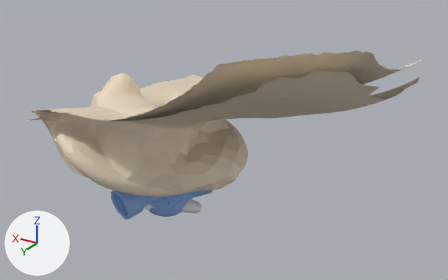
An edit to the glTF model cad/iem/viz/seated_scene.glb, drawn before and after from the same camera.
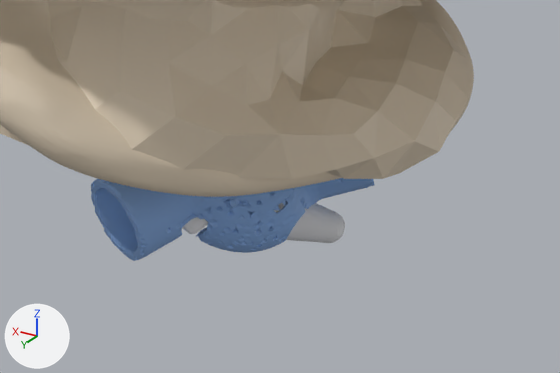
Each version is shown whole from a camera (50 mm lens) standing at (-112.9, 133.8, -11.8) and looking at (-27.9, -7.8, -82.6), then close up on the part from 18% to 62% of the width and 45% to 93% of the height. The axes (+X, +Y, +Z) are drawn at lower left. The lights are the same throughout. The older version's two pictures come first. Where no turn or scale is listed for an object, it has been applied to the vertices.

The first close-up shows 'core', 'ear', 'jacket_wing'.
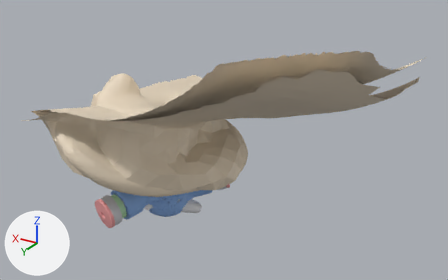
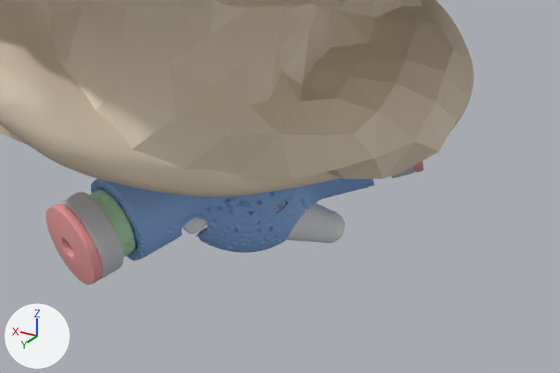
Edits to the bpy script that builds the scene:
```text
Add mat_defaultmaterial_017:
    mat_defaultmaterial_017 = bpy.data.materials.new('DefaultMaterial.017')
    mat_defaultmaterial_017.use_nodes = True; mat_defaultmaterial_017.node_tree.nodes.clear()
    _N = mat_defaultmaterial_017.node_tree.nodes; _L = mat_defaultmaterial_017.node_tree.links
    n0 = _N.new('ShaderNodeOutputMaterial'); n0.name = 'Material Output'
    n1 = _N.new('ShaderNodeBsdfPrincipled'); n1.name = 'Principled BSDF'
    n2 = _N.new('ShaderNodeVertexColor'); n2.name = 'Color Attribute'
    _L.new(n1.outputs[0], n0.inputs[0])  # 'BSDF' to 'Surface'
    _L.new(n2.outputs[0], n1.inputs[0])  # 'Color' to 'Base Color'
Add mat_defaultmaterial_016:
    mat_defaultmaterial_016 = bpy.data.materials.new('DefaultMaterial.016')
    mat_defaultmaterial_016.use_nodes = True; mat_defaultmaterial_016.node_tree.nodes.clear()
    _N = mat_defaultmaterial_016.node_tree.nodes; _L = mat_defaultmaterial_016.node_tree.links
    n0 = _N.new('ShaderNodeOutputMaterial'); n0.name = 'Material Output'
    n1 = _N.new('ShaderNodeBsdfPrincipled'); n1.name = 'Principled BSDF'
    n2 = _N.new('ShaderNodeVertexColor'); n2.name = 'Color Attribute'
    _L.new(n1.outputs[0], n0.inputs[0])  # 'BSDF' to 'Surface'
    _L.new(n2.outputs[0], n1.inputs[0])  # 'Color' to 'Base Color'
Add mat_defaultmaterial_015:
    mat_defaultmaterial_015 = bpy.data.materials.new('DefaultMaterial.015')
    mat_defaultmaterial_015.use_nodes = True; mat_defaultmaterial_015.node_tree.nodes.clear()
    _N = mat_defaultmaterial_015.node_tree.nodes; _L = mat_defaultmaterial_015.node_tree.links
    n0 = _N.new('ShaderNodeOutputMaterial'); n0.name = 'Material Output'
    n1 = _N.new('ShaderNodeBsdfPrincipled'); n1.name = 'Principled BSDF'
    n2 = _N.new('ShaderNodeVertexColor'); n2.name = 'Color Attribute'
    _L.new(n1.outputs[0], n0.inputs[0])  # 'BSDF' to 'Surface'
    _L.new(n2.outputs[0], n1.inputs[0])  # 'Color' to 'Base Color'
Add mat_defaultmaterial_014:
    mat_defaultmaterial_014 = bpy.data.materials.new('DefaultMaterial.014')
    mat_defaultmaterial_014.use_nodes = True; mat_defaultmaterial_014.node_tree.nodes.clear()
    _N = mat_defaultmaterial_014.node_tree.nodes; _L = mat_defaultmaterial_014.node_tree.links
    n0 = _N.new('ShaderNodeOutputMaterial'); n0.name = 'Material Output'
    n1 = _N.new('ShaderNodeBsdfPrincipled'); n1.name = 'Principled BSDF'
    n2 = _N.new('ShaderNodeVertexColor'); n2.name = 'Color Attribute'
    _L.new(n1.outputs[0], n0.inputs[0])  # 'BSDF' to 'Surface'
    _L.new(n2.outputs[0], n1.inputs[0])  # 'Color' to 'Base Color'
Add mat_defaultmaterial_011:
    mat_defaultmaterial_011 = bpy.data.materials.new('DefaultMaterial.011')
    mat_defaultmaterial_011.use_nodes = True; mat_defaultmaterial_011.node_tree.nodes.clear()
    _N = mat_defaultmaterial_011.node_tree.nodes; _L = mat_defaultmaterial_011.node_tree.links
    n0 = _N.new('ShaderNodeOutputMaterial'); n0.name = 'Material Output'
    n1 = _N.new('ShaderNodeBsdfPrincipled'); n1.name = 'Principled BSDF'
    n2 = _N.new('ShaderNodeVertexColor'); n2.name = 'Color Attribute'
    _L.new(n1.outputs[0], n0.inputs[0])  # 'BSDF' to 'Surface'
    _L.new(n2.outputs[0], n1.inputs[0])  # 'Color' to 'Base Color'
Add mat_defaultmaterial_010:
    mat_defaultmaterial_010 = bpy.data.materials.new('DefaultMaterial.010')
    mat_defaultmaterial_010.use_nodes = True; mat_defaultmaterial_010.node_tree.nodes.clear()
    _N = mat_defaultmaterial_010.node_tree.nodes; _L = mat_defaultmaterial_010.node_tree.links
    n0 = _N.new('ShaderNodeOutputMaterial'); n0.name = 'Material Output'
    n1 = _N.new('ShaderNodeBsdfPrincipled'); n1.name = 'Principled BSDF'
    n2 = _N.new('ShaderNodeVertexColor'); n2.name = 'Color Attribute'
    _L.new(n1.outputs[0], n0.inputs[0])  # 'BSDF' to 'Surface'
    _L.new(n2.outputs[0], n1.inputs[0])  # 'Color' to 'Base Color'
Add ob_plunger_cam_antitragus:
    ob_plunger_cam_antitragus = bpy.data.objects.new('plunger_cam_antitragus', me_plunger_cam_antitragus)  # 3121 vertices, 6200 faces; spans x -8.74..-0.99, y 11.85..17.4, z -104.76..-96.81
    ob_plunger_cam_antitragus.location = (0.0, 0.0, 0.0)
Add ob_plunger_pin_antitragus:
    ob_plunger_pin_antitragus = bpy.data.objects.new('plunger_pin_antitragus', me_plunger_pin_antitragus)  # 2926 vertices, 5848 faces; spans x -8.92..-2.65, y 6.07..17.71, z -102.49..-97.73
    ob_plunger_pin_antitragus.location = (0.0, 0.0, 0.0)
Add ob_plunger_pad_antitragus:
    ob_plunger_pad_antitragus = bpy.data.objects.new('plunger_pad_antitragus', me_plunger_pad_antitragus)  # 2950 vertices, 5900 faces; spans x -7.81..0.97, y 15.75..19.95, z -106.11..-97.11
    ob_plunger_pad_antitragus.location = (0.0, 0.0, 0.0)
Add ob_plunger_foot_antitragus:
    ob_plunger_foot_antitragus = bpy.data.objects.new('plunger_foot_antitragus', me_plunger_foot_antitragus)  # 2997 vertices, 5996 faces; spans x -8.65..0.66, y 13.35..19.01, z -105.9..-96.63
    ob_plunger_foot_antitragus.location = (0.0, 0.0, 0.0)
Add ob_plunger_pad_antihelix_undercut:
    ob_plunger_pad_antihelix_undercut = bpy.data.objects.new('plunger_pad_antihelix_undercut', me_plunger_pad_antihelix_undercut)  # 2950 vertices, 5900 faces; spans x -28.94..-22.53, y -15.84..-8.14, z -100.18..-91.21
    ob_plunger_pad_antihelix_undercut.location = (0.0, 0.0, 0.0)
Add ob_plunger_foot_antihelix_undercut:
    ob_plunger_foot_antihelix_undercut = bpy.data.objects.new('plunger_foot_antihelix_undercut', me_plunger_foot_antihelix_undercut)  # 2997 vertices, 5996 faces; spans x -28.18..-20.52, y -15.25..-6.56, z -100.72..-91.41
    ob_plunger_foot_antihelix_undercut.location = (0.0, 0.0, 0.0)
```

What differs and where, as boxes (x1, y1, x2, y2) in the close-ups (560 x 373 px):
'plunger_pad_antitragus', added (brown): after (46, 203, 102, 285)
'plunger_foot_antitragus', added: after (57, 192, 123, 280)
'plunger_cam_antitragus', added (green): after (89, 190, 135, 257)
'plunger_foot_antihelix_undercut', added (mostly hidden): after (392, 166, 415, 178)
'plunger_pad_antihelix_undercut', added (mostly hidden): after (414, 161, 424, 172)
'plunger_pin_antitragus', added (mostly hidden): after (120, 207, 131, 224)
